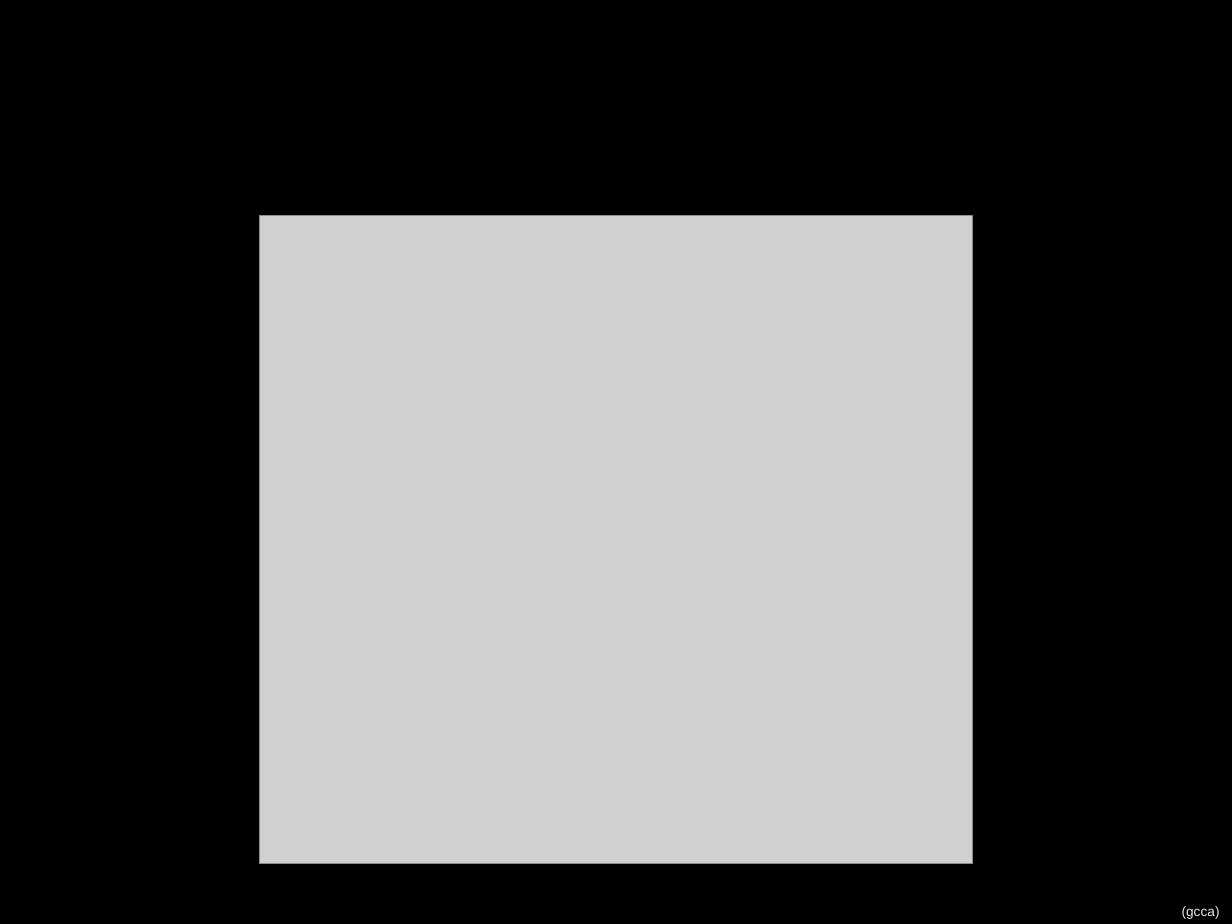
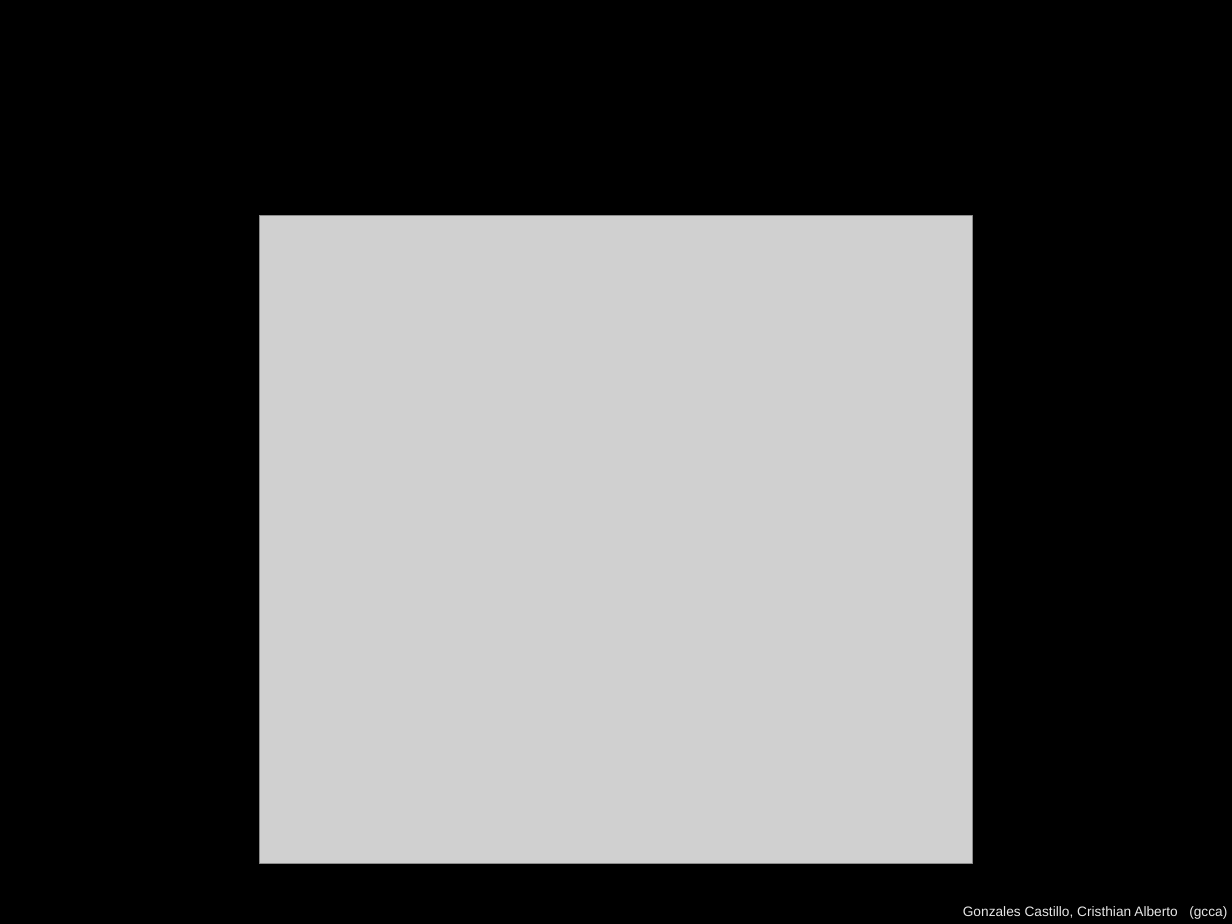
Before and after one commit to gcca/perceptron, a slide deck: slide 9 of neural.odp. Drawn at 1232x924 pixels with LibreOffice and Linux fonts; fonts in the diff are those of the drawing; grey boxes stand for pictures; background and template pictures are left out. Boxes give left, top, right and bottom in pixels: in the first picture for what was removed or moved away, otherwise in the second. Text is boxed around its words. In the diff, an @@ line names an element or a change of style, - is before the commit and + after.

Commit message:
gcca

```diff
--- a/neural.odp
+++ b/neural.odp
@@ text added at (963,906,1227,919), 8 pt, text #E6E6E6 @@
+Gonzales Castillo, Cristhian Alberto (gcca)
@@ text removed at (1182,906,1220,919) @@
-(gcca)
```
Also in this commit, not shown: 7 other slides changed, 1 other file.
